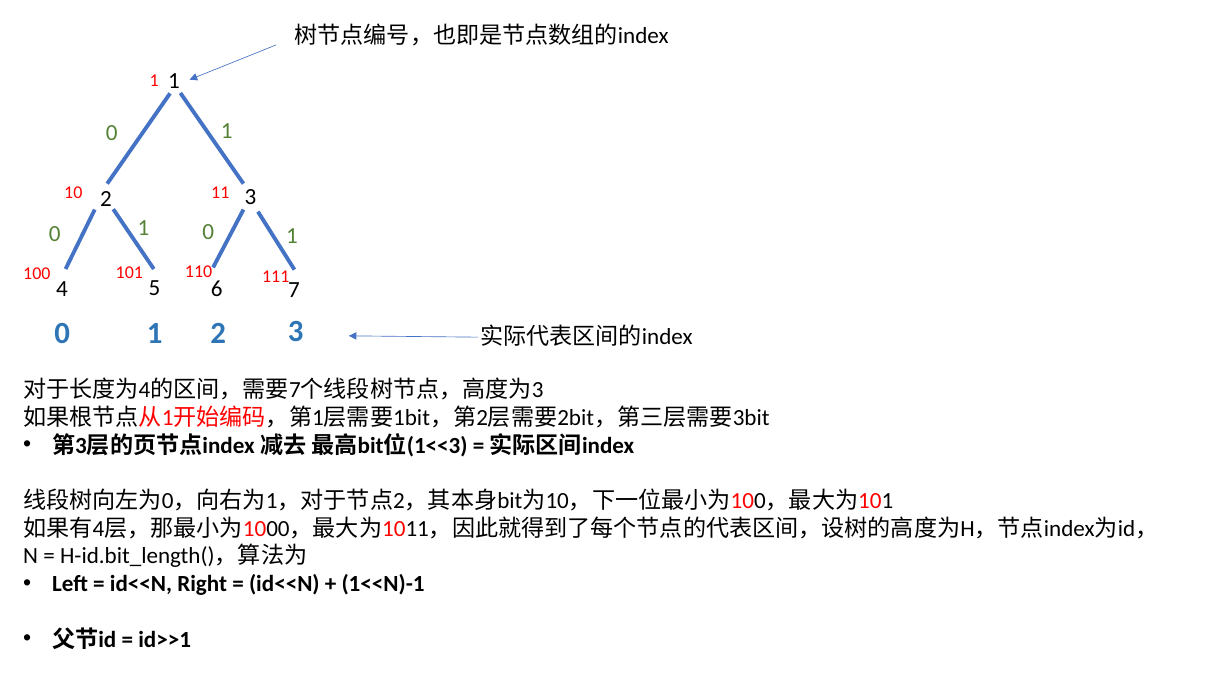
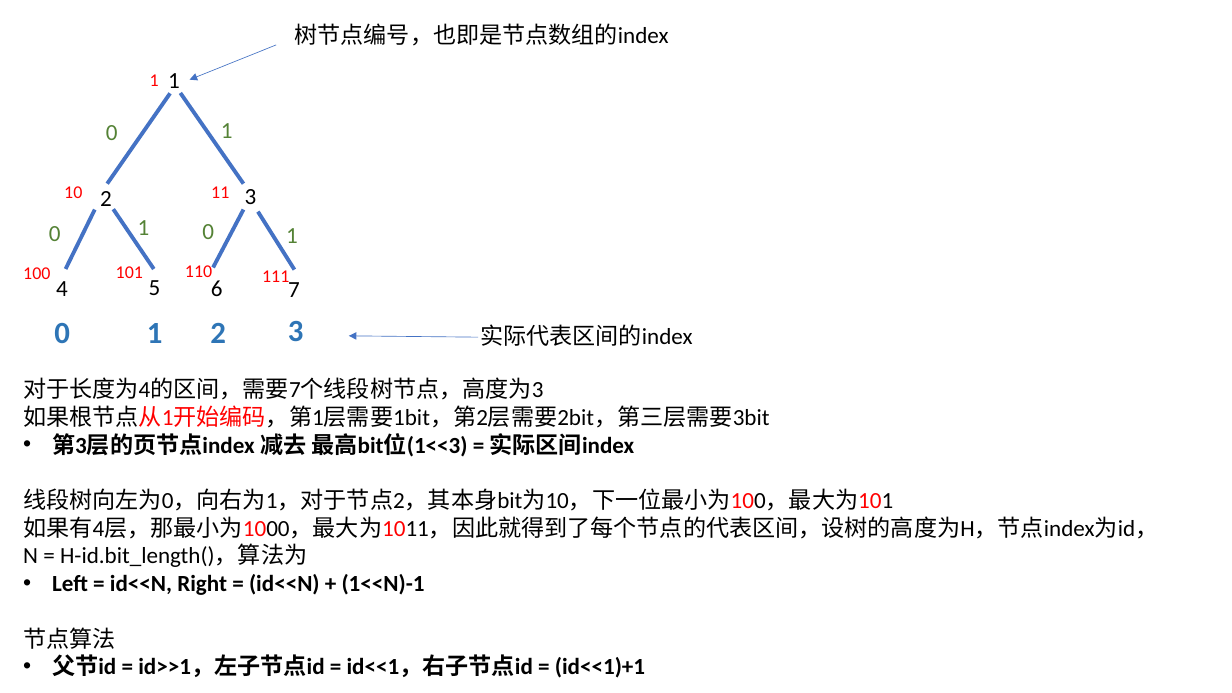
Before and after one commit to xitongsys/notes, a slide deck: slide 1 of computer/algorithm/charts.pptx. Drawn at 1232x693 pixels with LibreOffice and Linux fonts; fonts in the diff are those of the drawing. Boxes give left, top, right and bottom in pixels: in the first picture for what was removed or moved away, otherwise in the second. Text is boxed around its words. In the diff, an @@ line names an element or a change of style, - is before the commit and + after.

```diff
--- a/computer/algorithm/charts.pptx
+++ b/computer/algorithm/charts.pptx
@@ text at box(23, 627, 645, 678): text changed @@
-• 父节id = id>>1
+节点算法
+• 父节id = id>>1，左子节点id = id<<1，右子节点id = (id<<1)+1
```
Also in this commit, not shown: 1 other file.
